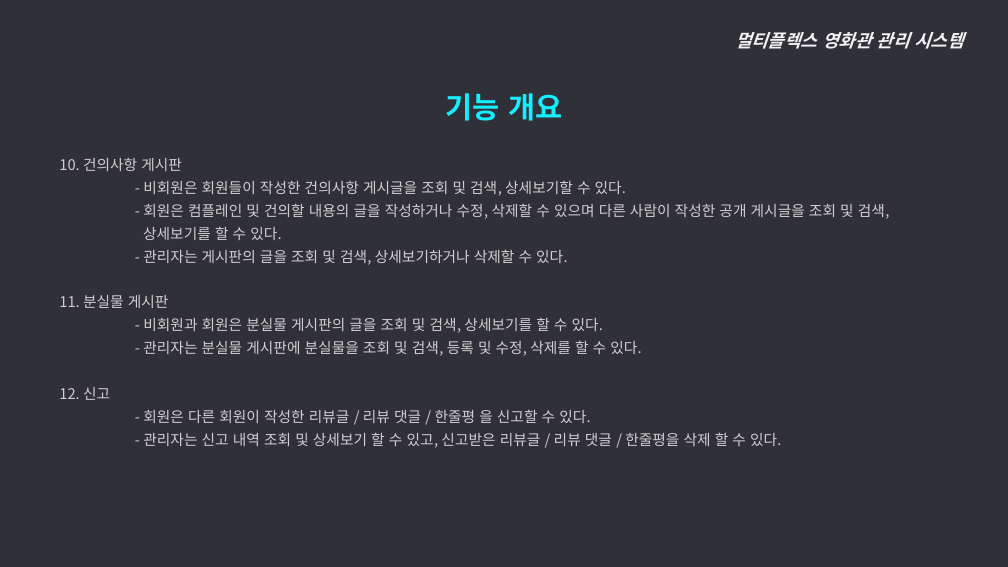
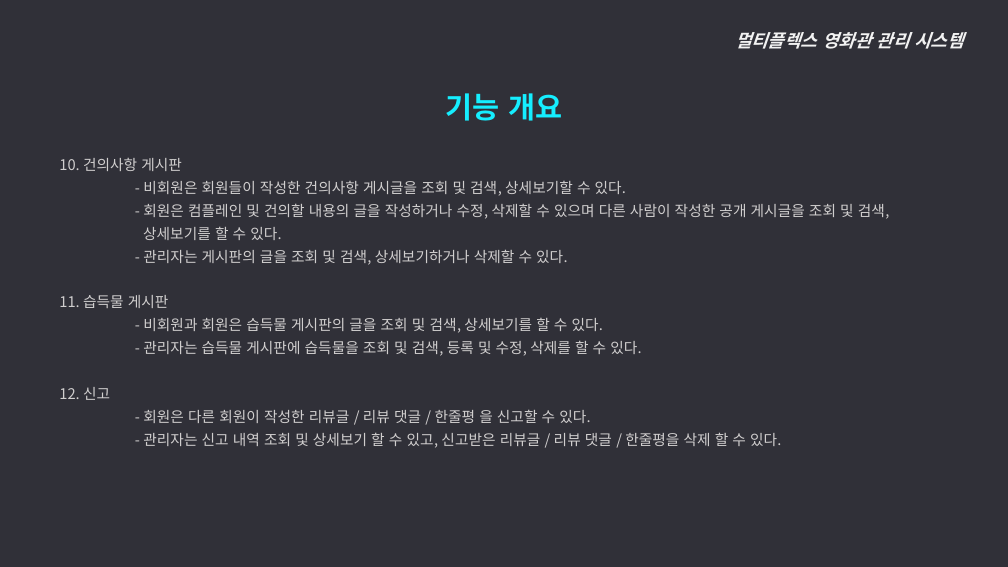
Before and after one commit to ywc-412/MultiplexTeamProject, a slide deck: slide 19 of 개발문서/2조 발표자료.pptx. Drawn at 1008x567 pixels with LibreOffice and Linux fonts; fonts in the diff are those of the drawing. Boxes give left, top, right and bottom in pixels: in the first picture for what was removed or moved away, otherwise in the second. Text is boxed around its words. In the diff, an @@ line names an element or a change of style, - is before the commit and + after.

Commit message:
yy
yy

```diff
--- a/개발문서/2조 발표자료.pptx
+++ b/개발문서/2조 발표자료.pptx
@@ text at (x1=59, y1=295, x2=641, y2=356): text changed @@
-  11. 분실물 게시판
-  - 비회원과 회원은 분실물 게시판의 글을 조회 및 검색, 상세보기를 할 수 있다.
-  - 관리자는 분실물 게시판에 분실물을 조회 및 검색, 등록 및 수정, 삭제를 할 수 있다.
+  11. 습득물 게시판
+  - 비회원과 회원은 습득물 게시판의 글을 조회 및 검색, 상세보기를 할 수 있다.
+  - 관리자는 습득물 게시판에 습득물을 조회 및 검색, 등록 및 수정, 삭제를 할 수 있다.
```
Also in this commit, not shown: 1 other slide changed.
